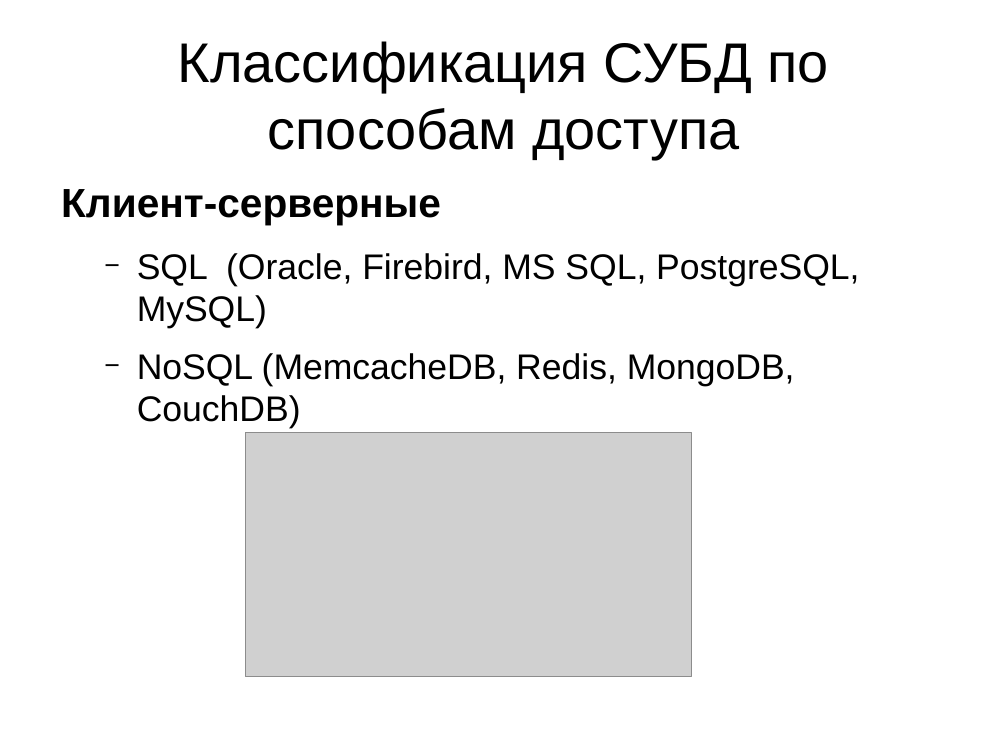
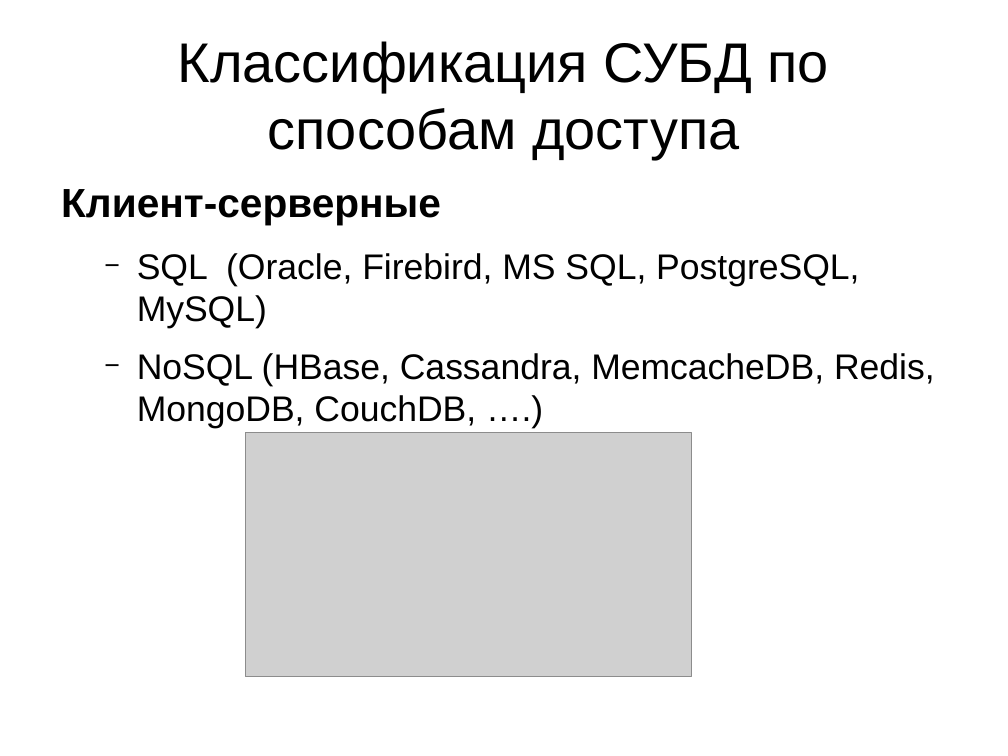
Before and after one commit to Rust1k/dbCourse, a slide deck: slide 9 of presentations/lesson 1.pptx. Drawn at 1008x756 pixels with LibreOffice and Linux fonts; fonts in the diff are those of the drawing; grey boxes stand for pictures. Boxes give left, top, right and bottom in pixels: in the first picture for what was removed or moved away, otherwise in the second. Text is boxed around its words. In the diff, an @@ line names an element or a change of style, - is before the commit and + after.

```diff
--- a/presentations/lesson 1.pptx
+++ b/presentations/lesson 1.pptx
@@ text at <box>137,353,935,429</box>: text changed @@
-  − NoSQL (MemcacheDB, Redis, MongoDB, CouchDB)
+  − NoSQL (HBase, Cassandra, MemcacheDB, Redis, MongoDB, CouchDB, ….)
```
Also in this commit, not shown: 5 other slides changed, 1 slide added, 1 other file.
